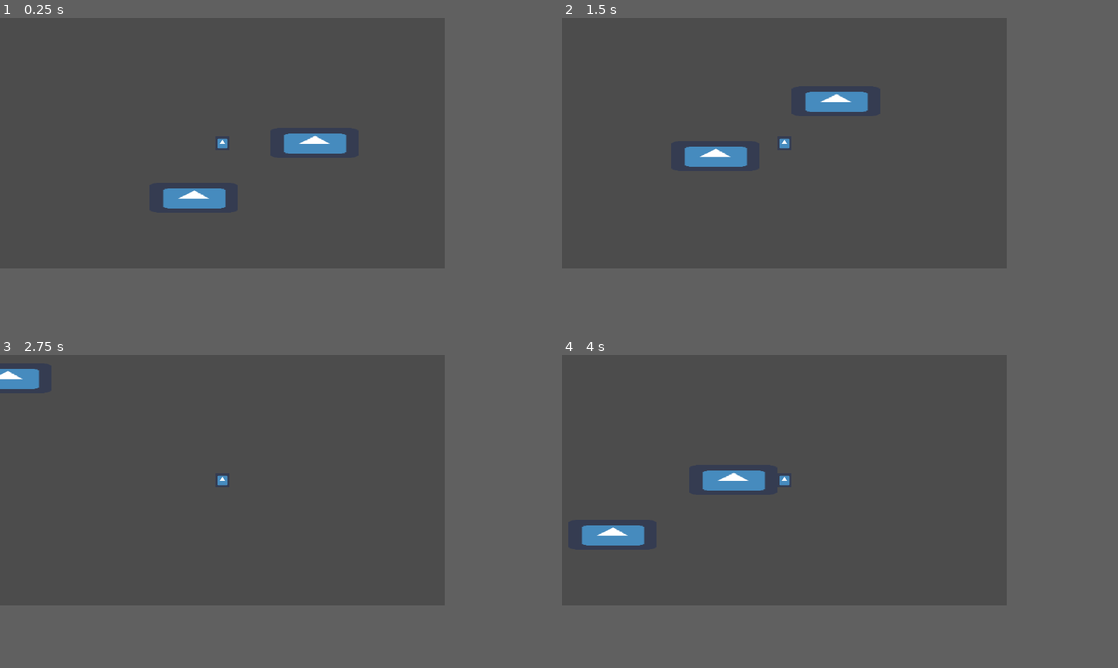
Above: before the commit, frames 1-4 (two rows, left to right).
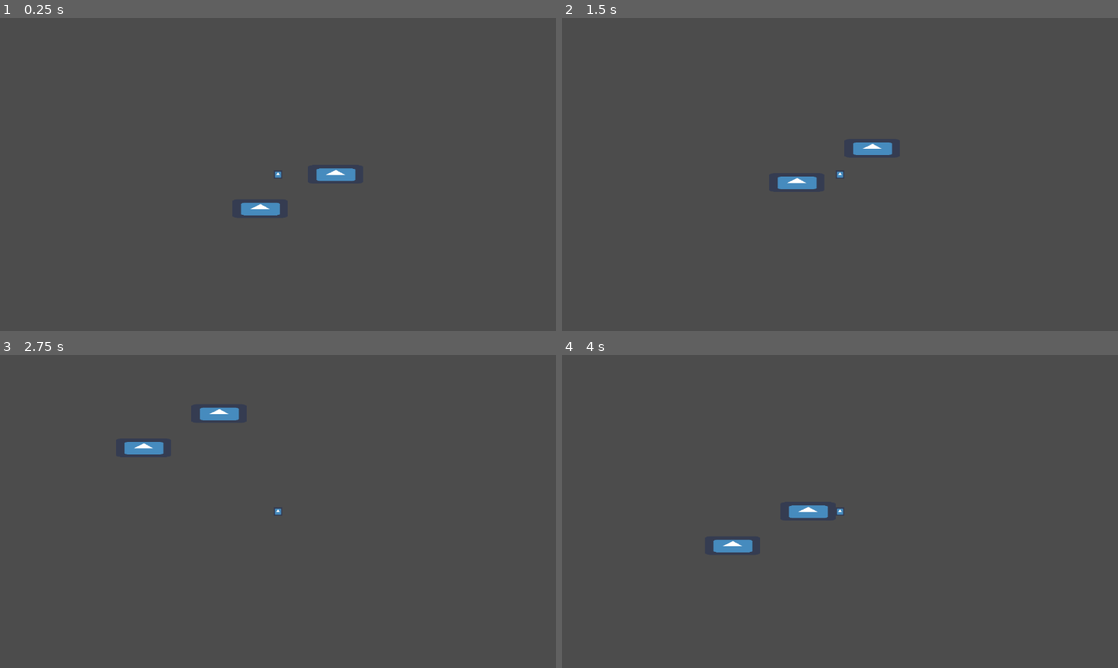
Above: after the commit, the same moments.

Repository: kjanuska/Independent-Study-Game
Game: Godot game, scene res://Scenes/Main.tscn
Same seed, same stepped clock (60 frames per second), same inputs: the game is played once before the commit and once after it. The engine's default icon, where the game draws it, is replaced by a stand-in: a white triangle on a blue panel in a dark square.
Inputs:
- Up to frame 1 (0.25 s): no input
- Up to frame 2 (1.5 s): tap Enter at 0.5 s; hold D (ui_right) 0.53-1.28 s; tap Space (space) at 0.6, 1.25, 1.35 s; hold S (ui_down) from 1.28 s (still down)
- Up to frame 3 (2.75 s): release S (ui_down) at 2.03 s; hold D (ui_right) from 2.03 s (still down); tap Space (space) at 2.1 s
- Up to frame 4 (4 s): release D (ui_right) at 2.78 s; hold W (ui_up) 2.78-3.53 s; tap Space (space) at 2.85, 3.6 s; hold A (ui_left) from 3.53 s (still down)
In our replay, the window is 640x360 before the commit and 800x450 after it. These sizes can differ from the game's own. Grey fills any space a smaller window leaves; there, only what the larger window draws over its background counts as a difference.

The runs differ from the first frame. In frame 1, 2.1% of the frame differs, in the area x 29-64%, y 36-64%; in frame 2, 2.1%; in frame 3, 1.1%; in frame 4, 2.1%, in the area x 3-51%, y 36-64%.

Commit message:
wtf

Diff:
--- /dev/null
+++ b/Scenes/Projectivle.tscn
@@ -0,0 +1,14 @@
+[gd_scene load_steps=3 format=2]
+
+[ext_resource path="res://icon.png" type="Texture" id=1]
+
+[sub_resource type="CircleShape2D" id=1]
+
+[node name="Area2D" type="Area2D"]
+
+[node name="CollisionShape2D" type="CollisionShape2D" parent="."]
+shape = SubResource( 1 )
+
+[node name="Sprite" type="Sprite" parent="."]
+scale = Vector2( 0.263184, 0.263184 )
+texture = ExtResource( 1 )
--- a/project.godot
+++ b/project.godot
@@ -23,8 +23,9 @@
 
 window/size/width=640
 window/size/height=360
-window/size/test_width=640
-window/size/test_height=360
+window/size/test_width=1280
+window/size/test_height=720
+mouse_cursor/custom_image="res://icon.png"
 
 [input]
 
@@ -57,6 +58,11 @@
 "events": [ Object(InputEventKey,"resource_local_to_scene":false,"resource_name":"","device":0,"alt":false,"shift":false,"control":false,"meta":false,"command":false,"pressed":false,"scancode":32,"unicode":0,"echo":false,"script":null)
  ]
 }
+shoot={
+"deadzone": 0.5,
+"events": [ Object(InputEventMouseButton,"resource_local_to_scene":false,"resource_name":"","device":0,"alt":false,"shift":false,"control":false,"meta":false,"command":false,"button_mask":0,"position":Vector2( 0, 0 ),"global_position":Vector2( 0, 0 ),"factor":1.0,"button_index":2,"pressed":false,"doubleclick":false,"script":null)
+ ]
+}
 
 [rendering]
 
